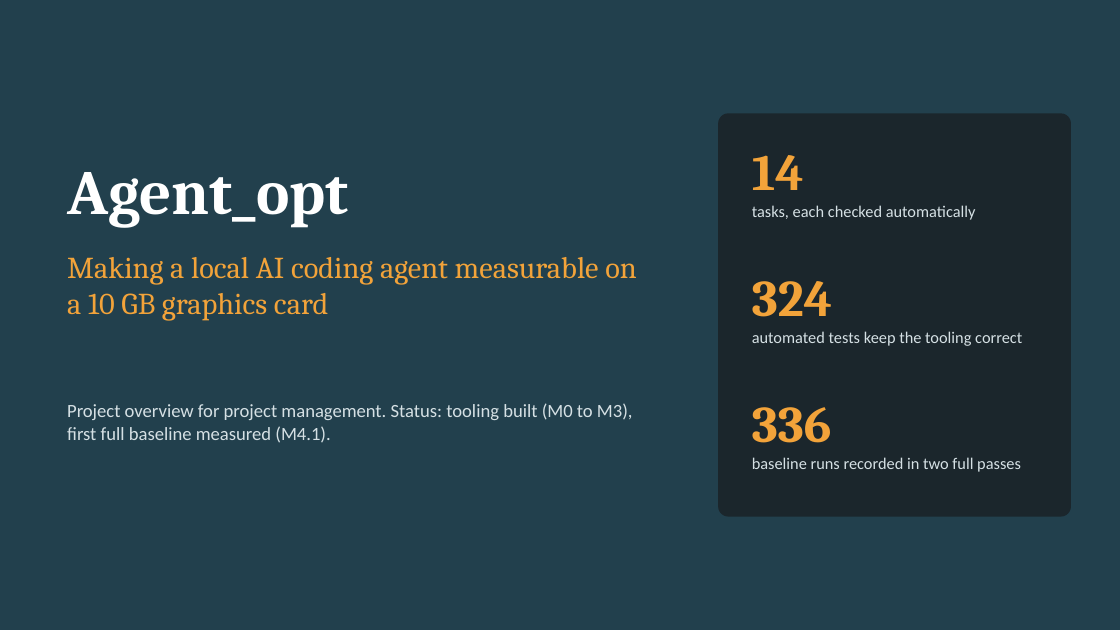
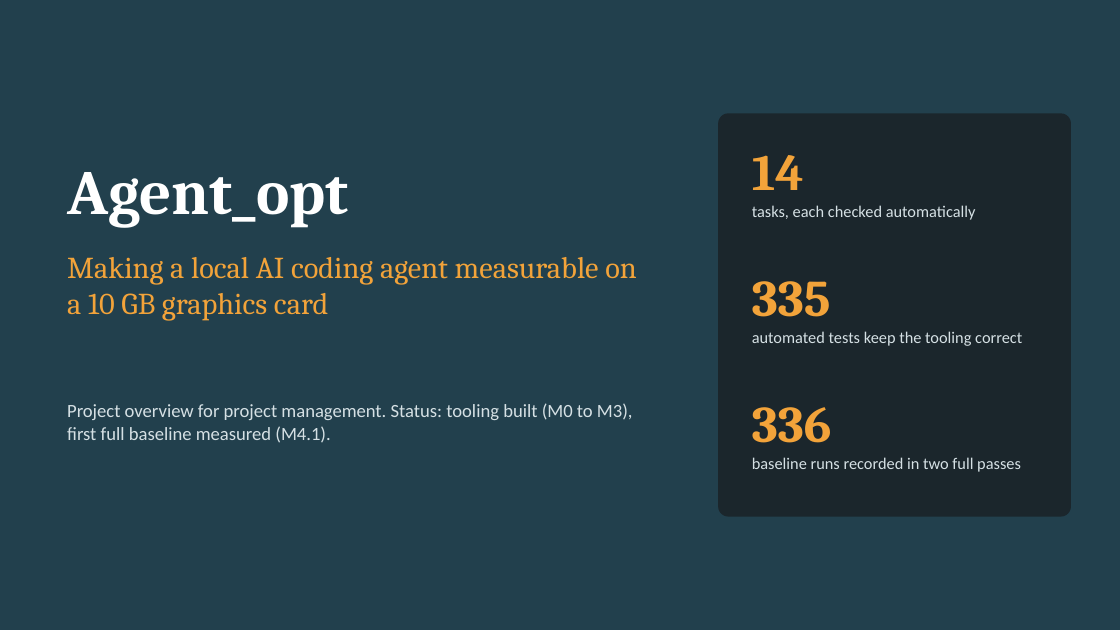
Before and after one commit to npwa/agent_opt, a slide deck: slide 1 of Doc/Agent_opt.pptx. Drawn at 1120x630 pixels with LibreOffice and Linux fonts; fonts in the diff are those of the drawing. Boxes give left, top, right and bottom in pixels: in the first picture for what was removed or moved away, otherwise in the second. Text is boxed around its words. In the diff, an @@ line names an element or a change of style, - is before the commit and + after.

```diff
--- a/Doc/Agent_opt.pptx
+++ b/Doc/Agent_opt.pptx
@@ text at (752, 281, 831, 317): text changed @@
-324
+335
```
Also in this commit, not shown: 1 other slide changed, 33 other files.
